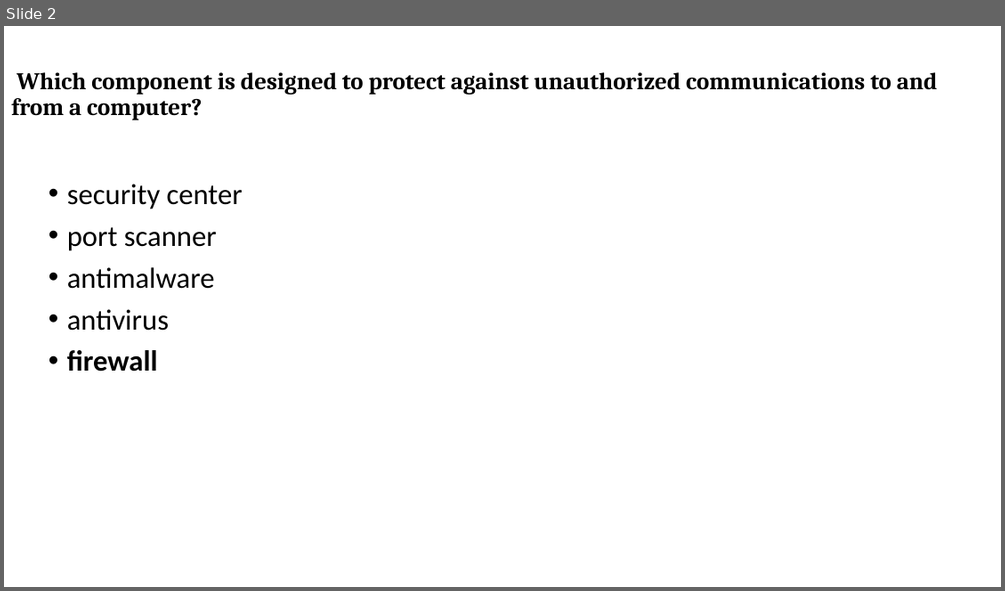
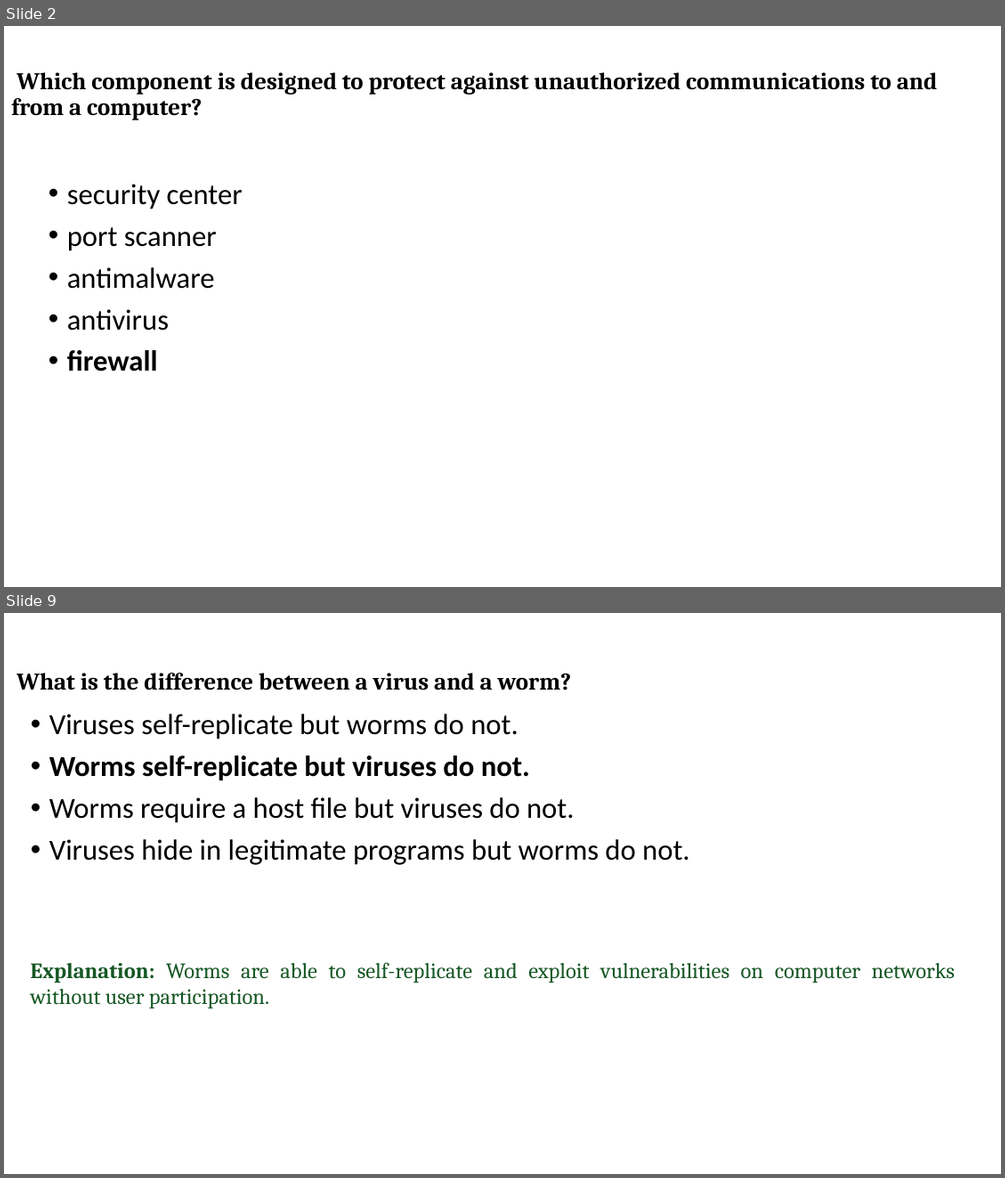
Before and after one commit to narsiimha/CCNA, a slide deck: PPT/QA/Module16-17.pptx. Shown one above the other, each under a label of ours: slide 2 before the commit, slides 2 and 9 after it; the slides between them are not shown. The pictures are 1005x591 and 1005x1178 pixels, drawn with LibreOffice and Linux fonts; fonts in the diff are those of the drawing. Boxes give left, top, right and bottom in pixels: in the first picture for what was removed or moved away, otherwise in the second. Text is boxed around its words. In the diff, an @@ line names an element or a change of style, - is before the commit and + after.

```diff
--- a/PPT/QA/Module16-17.pptx
+++ b/PPT/QA/Module16-17.pptx
@@ slide 9 added at (4,613,1001,1174), background #FFFFFF @@
@@ title added at (16,673,572,690), 23 pt, text #000000, bold @@
+What is the difference between a virus and a worm?
@@ text added at (49,714,689,865), 28 pt, text #000000 @@
+• Viruses self-replicate but worms do not.
+• Worms self-replicate but viruses do not.
+• Worms require a host file but viruses do not.
+• Viruses hide in legitimate programs but worms do not.
@@ text added at (31,962,955,1008), 21 pt, text #155724 @@
+Explanation: Worms are able to self-replicate and exploit vulnerabilities on computer networks without user participation.
```
Also in this commit, not shown: 65 other slides added, 6 other files.
